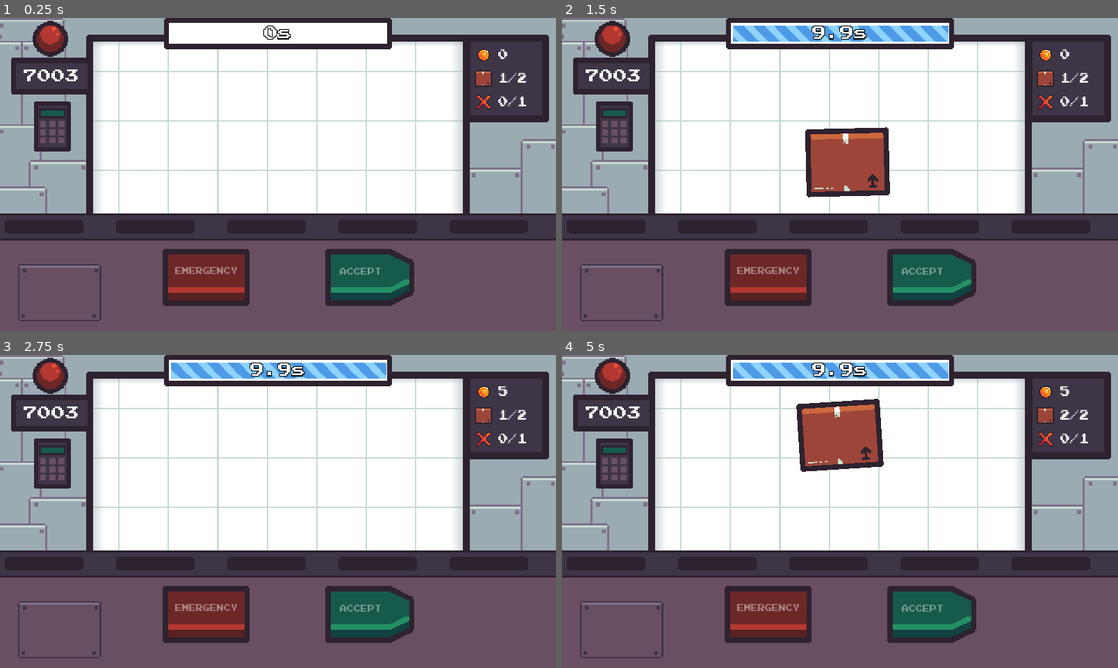
Above: before the commit, frames 1-4 (two rows, left to right).
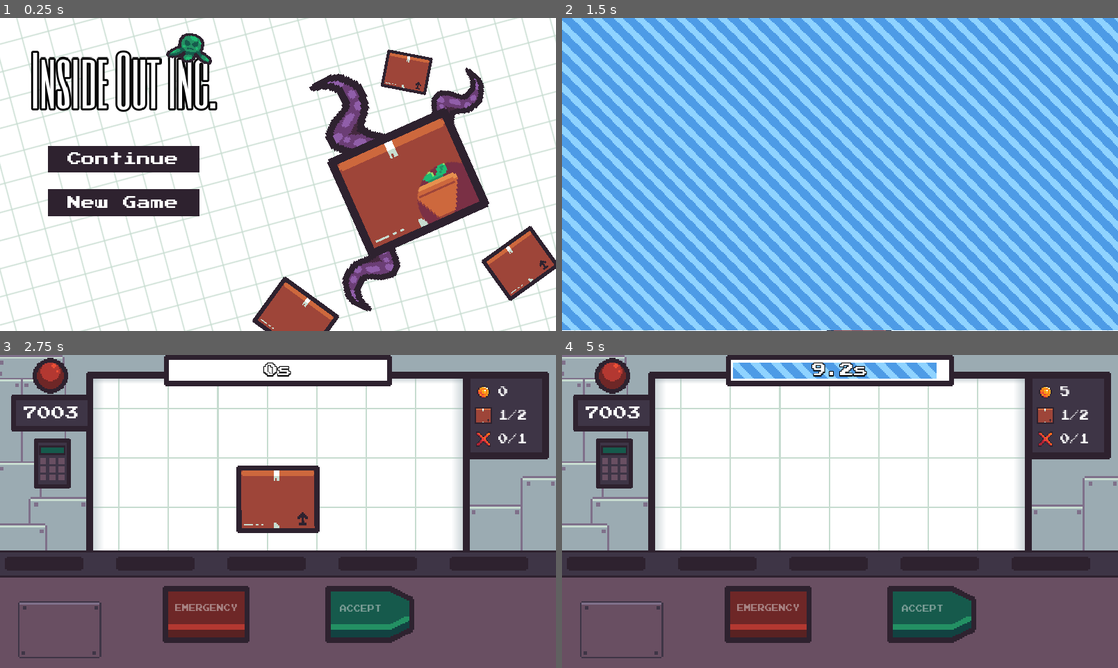
Above: after the commit, the same moments.

Repository: FixelDev/inside-out-inc
Game: Godot game, scene res://scenes/menu/menu.tscn
Same seed, same stepped clock (60 frames per second), same inputs: the game is played once before the commit and once after it. Before the commit the project starts from res://scenes/game/game.tscn.
Inputs (mouse positions are in pixels of both pictures, inside the frame that each line leads up to):
- Up to frame 1 (0.25 s): no input
- Up to frame 2 (1.5 s): click (684, 202) at 0.5 s, where only the run after the commit has a clickable "New Game"; click (940, 277) at 1.25 s, where only the run before the commit has a clickable "ACCEPT"
- Up to frame 3 (2.75 s): move the mouse to (400, 495) at 2.02 s
- Up to frame 4 (5 s): move the mouse to (728, 527) at 2.77 s; click (940, 614) at 3.5 s, where only the run after the commit has a clickable "ACCEPT"; move the mouse to (895, 442) at 4.27 s

The runs differ from the first frame. In frame 1, 77% of the frame differs, in the area x 0-100%, y 0-100%; in frame 2, 99%; in frame 3, 5.1%; in frame 4, 3.5%.

Commit message:
Finished main menu

Diff:
--- /dev/null
+++ b/entities/xray/xray.tscn
@@ -0,0 +1,15 @@
+[gd_scene load_steps=4 format=3 uid="uid://14o66vwcpfwb"]
+
+[ext_resource type="Material" uid="uid://4gnfyg7ugi1n" path="res://scenes/game/window_mask.tres" id="1_g3uw6"]
+[ext_resource type="Texture2D" uid="uid://t3ryi2inpjgp" path="res://entities/xray/graphics/xray.png" id="2_ulf1x"]
+[ext_resource type="Script" path="res://entities/xray/xray.gd" id="3_h4evf"]
+
+[node name="Xray" type="PointLight2D"]
+visible = false
+material = ExtResource("1_g3uw6")
+position = Vector2(626, 258)
+scale = Vector2(1.54688, 1.54688)
+energy = 0.0
+range_item_cull_mask = 2
+texture = ExtResource("2_ulf1x")
+script = ExtResource("3_h4evf")
--- /dev/null
+++ b/entities/xray/xray_menu.gd
@@ -0,0 +1,29 @@
+extends PointLight2D
+
+
+@onready var xray_positions: Node2D = %XrayPositions
+
+var current_position_index: int = 1
+var can_move: bool = true
+
+func _process(delta) -> void:
+	if not can_move:
+		return
+
+	can_move = false
+
+	var next_position: Vector2 = xray_positions.get_children()[current_position_index].global_position
+	var tween: Tween = get_tree().create_tween()
+	tween.tween_property(self, "global_position", next_position, 0.8).set_trans(Tween.TRANS_CUBIC)
+
+	await tween.finished
+
+	var timer: SceneTreeTimer = get_tree().create_timer(0.6)
+	timer.timeout.connect(enable_xray_movement)
+	current_position_index += 1
+
+	if current_position_index >= xray_positions.get_children().size():
+		current_position_index = 0
+
+func enable_xray_movement() -> void:
+	can_move = true
--- a/project.godot
+++ b/project.godot
@@ -11,7 +11,7 @@
 [application]
 
 config/name="Inside Out Inc"
-run/main_scene="res://scenes/game/game.tscn"
+run/main_scene="res://scenes/menu/menu.tscn"
 config/features=PackedStringArray("4.2", "Forward Plus")
 config/icon="res://icon.svg"
 
--- a/scenes/game/game.tscn
+++ b/scenes/game/game.tscn
@@ -8,7 +8,6 @@
 [ext_resource type="StyleBox" uid="uid://bv61dycl0wq5p" path="res://scenes/game/graphics/table_texture.tres" id="4_4t4ae"]
 [ext_resource type="Script" path="res://entities/emergency_module/emergency_module.gd" id="4_jyb38"]
 [ext_resource type="Script" path="res://entities/emergency_module/emergency_keypad.gd" id="5_2847e"]
-[ext_resource type="Script" path="res://entities/xray/xray.gd" id="5_yaqef"]
 [ext_resource type="Texture2D" uid="uid://dbdwgcwke8seb" path="res://scenes/game/graphics/table/table_decoration.png" id="6_4fdm3"]
 [ext_resource type="Script" path="res://entities/emergency_module/emergency_keypad_panel/emergency_keypad_panel.gd" id="6_pw2re"]
 [ext_resource type="Script" path="res://entities/emergency_crate/emergency_crate.gd" id="7_fli0l"]
@@ -34,7 +33,6 @@
 [ext_resource type="Texture2D" uid="uid://73jnfsbs3rjq" path="res://ui/progress_bar/border.png" id="15_kkt2q"]
 [ext_resource type="Texture2D" uid="uid://c63xgyr4j7ocj" path="res://ui/progress_bar/fill_normal.png" id="16_23ip5"]
 [ext_resource type="Texture2D" uid="uid://ewvysmrso6d5" path="res://scenes/game/graphics/wall/wall_decoration.png" id="17_nlatq"]
-[ext_resource type="Texture2D" uid="uid://t3ryi2inpjgp" path="res://entities/xray/graphics/xray.png" id="17_u2lnh"]
 [ext_resource type="Texture2D" uid="uid://u6wcejef6fm1" path="res://scenes/game/graphics/bg.png" id="18_4apnj"]
 [ext_resource type="Texture2D" uid="uid://vns4u1aw07sq" path="res://entities/emergency_module/keypad_hover.png" id="19_0flgl"]
 [ext_resource type="Texture2D" uid="uid://cb1h8st7s045s" path="res://entities/emergency_module/keypad_disabled.png" id="20_nroji"]
@@ -60,6 +58,7 @@
 [ext_resource type="Script" path="res://scenes/game/package_spawner.gd" id="46_mkleq"]
 [ext_resource type="PackedScene" uid="uid://c0qvln8yg28ys" path="res://entities/laser/laser.tscn" id="54_6k7yb"]
 [ext_resource type="PackedScene" uid="uid://ca22i4rw6fnel" path="res://entities/packages/destroy_particles.tscn" id="55_4wqyy"]
+[ext_resource type="PackedScene" uid="uid://14o66vwcpfwb" path="res://entities/xray/xray.tscn" id="55_yg3a8"]
 [ext_resource type="PackedScene" uid="uid://dwxqwd52lirsk" path="res://entities/ceo/ceo.tscn" id="61_7lq78"]
 [ext_resource type="Script" path="res://scenes/game/pause_manager.gd" id="62_1wd3c"]
 
@@ -1251,16 +1250,8 @@
 expand_mode = 1
 stretch_mode = 1
 
-[node name="Xray" type="PointLight2D" parent="."]
-unique_name_in_owner = true
-visible = false
-material = ExtResource("3_h6v4r")
-position = Vector2(626, 258)
-scale = Vector2(1.54688, 1.54688)
-energy = 0.0
-range_item_cull_mask = 2
-texture = ExtResource("17_u2lnh")
-script = ExtResource("5_yaqef")
+[node name="Xray" parent="." instance=ExtResource("55_yg3a8")]
+unique_name_in_owner = true
 
 [node name="Timers" type="Node" parent="."]
 
--- a/scenes/menu/menu.gd
+++ b/scenes/menu/menu.gd
@@ -1,5 +1,11 @@
 extends Node2D
 
 
-func _on_play_button_pressed():
-	SceneManager.load_scene(SceneManager.galactic_bulletin_scene)
+func _on_continue_button_pressed():
+	SceneManager.load_scene(SceneManager.game_scene)
+
+
+func _on_new_game_button_pressed():
+	DayManager.current_day_index = 0
+	Globals.coins = 0
+	SceneManager.load_scene(SceneManager.game_scene)
--- a/scenes/menu/menu.tscn
+++ b/scenes/menu/menu.tscn
@@ -1,8 +1,79 @@
-[gd_scene load_steps=6 format=3 uid="uid://du7fbmcghrmf4"]
+[gd_scene load_steps=18 format=3 uid="uid://du7fbmcghrmf4"]
 
 [ext_resource type="Script" path="res://scenes/menu/menu.gd" id="1_ph68u"]
 [ext_resource type="Shader" path="res://ui/scrolling_stripes/scrolling_stripes.gdshader" id="2_rorn7"]
 [ext_resource type="Texture2D" uid="uid://ddgpv2dv8osml" path="res://scenes/menu/graphics/bg.png" id="2_v5llf"]
+[ext_resource type="Theme" uid="uid://0v4cqwxpp5k6" path="res://scenes/menu/menu_theme.tres" id="3_i5bdk"]
+[ext_resource type="FontFile" uid="uid://bx5r663ov3dts" path="res://ui/fonts/six-caps.regular.ttf" id="4_plrp7"]
+[ext_resource type="Texture2D" uid="uid://dpgjmrl5uuvo8" path="res://entities/packages/box/graphics/box.png" id="5_uoi1c"]
+[ext_resource type="PackedScene" uid="uid://bgwiutw0eieju" path="res://scenes/menu/tentacle_menu.tscn" id="6_dsm6h"]
+[ext_resource type="Texture2D" uid="uid://bfuqn1pa271j6" path="res://entities/aliens/alien1/graphics/alien1.png" id="7_3k153"]
+[ext_resource type="Material" uid="uid://4gnfyg7ugi1n" path="res://scenes/game/window_mask.tres" id="7_7mkkf"]
+[ext_resource type="Texture2D" uid="uid://epritqypi0ji" path="res://entities/packages/box/graphics/box_xray2.png" id="8_62py7"]
+[ext_resource type="PackedScene" uid="uid://14o66vwcpfwb" path="res://entities/xray/xray.tscn" id="9_mctfu"]
+[ext_resource type="Script" path="res://entities/xray/xray_menu.gd" id="10_fhdpj"]
+
+[sub_resource type="Animation" id="Animation_snfjy"]
+resource_name = "alien1_menu_idle"
+length = 1.5
+loop_mode = 1
+tracks/0/type = "value"
+tracks/0/imported = false
+tracks/0/enabled = true
+tracks/0/path = NodePath(".:size")
+tracks/0/interp = 2
+tracks/0/loop_wrap = true
+tracks/0/keys = {
+"times": PackedFloat32Array(0, 0.7, 1.5),
+"transitions": PackedFloat32Array(1, 1, 1),
+"update": 0,
+"values": [Vector2(106, 87), Vector2(125, 70), Vector2(106, 87)]
+}
+tracks/1/type = "value"
+tracks/1/imported = false
+tracks/1/enabled = true
+tracks/1/path = NodePath(".:position")
+tracks/1/interp = 2
+tracks/1/loop_wrap = true
+tracks/1/keys = {
+"times": PackedFloat32Array(0, 0.7, 1.5),
+"transitions": PackedFloat32Array(1, 1, 1),
+"update": 0,
+"values": [Vector2(396, 10), Vector2(384, 25), Vector2(396, 10)]
+}
+
+[sub_resource type="Animation" id="Animation_nu8nk"]
+length = 0.001
+tracks/0/type = "value"
+tracks/0/imported = false
+tracks/0/enabled = true
+tracks/0/path = NodePath(".:size")
+tracks/0/interp = 1
+tracks/0/loop_wrap = true
+tracks/0/keys = {
+"times": PackedFloat32Array(0),
+"transitions": PackedFloat32Array(1),
+"update": 0,
+"values": [Vector2(106, 87)]
+}
+tracks/1/type = "value"
+tracks/1/imported = false
+tracks/1/enabled = true
+tracks/1/path = NodePath(".:position")
+tracks/1/interp = 1
+tracks/1/loop_wrap = true
+tracks/1/keys = {
+"times": PackedFloat32Array(0),
+"transitions": PackedFloat32Array(1),
+"update": 0,
+"values": [Vector2(396, 10)]
+}
+
+[sub_resource type="AnimationLibrary" id="AnimationLibrary_l1dxh"]
+_data = {
+"RESET": SubResource("Animation_nu8nk"),
+"alien1_menu_idle": SubResource("Animation_snfjy")
+}
 
 [sub_resource type="ShaderMaterial" id="ShaderMaterial_i2ik3"]
 shader = ExtResource("2_rorn7")
@@ -18,35 +89,200 @@
 script = ExtResource("1_ph68u")
 
 [node name="UI" type="CanvasLayer" parent="."]
-
-[node name="PlayButton" type="Button" parent="UI"]
-anchors_preset = 8
-anchor_left = 0.5
-anchor_top = 0.5
-anchor_right = 0.5
-anchor_bottom = 0.5
-offset_left = -20.5
-offset_top = -15.5
-offset_right = 20.5
-offset_bottom = 15.5
-grow_horizontal = 2
-grow_vertical = 2
-text = "Play"
-
-[node name="Panel" type="Panel" parent="UI"]
+layer = 0
+
+[node name="MarginContainer" type="MarginContainer" parent="UI"]
+offset_top = 22.0
+offset_right = 499.0
+offset_bottom = 631.0
+theme = ExtResource("3_i5bdk")
+theme_override_constants/margin_left = 70
+theme_override_constants/margin_top = 20
+
+[node name="VBoxContainer" type="VBoxContainer" parent="UI/MarginContainer"]
+layout_mode = 2
+
+[node name="Label" type="Label" parent="UI/MarginContainer/VBoxContainer"]
+layout_mode = 2
+theme_override_colors/font_color = Color(1, 1, 1, 1)
+theme_override_colors/font_outline_color = Color(0, 0, 0, 1)
+theme_override_constants/outline_size = 18
+theme_override_fonts/font = ExtResource("4_plrp7")
+theme_override_font_sizes/font_size = 150
+text = "Inside Out Inc."
+horizontal_alignment = 1
+vertical_alignment = 1
+
+[node name="Spacer" type="Control" parent="UI/MarginContainer/VBoxContainer"]
+custom_minimum_size = Vector2(0, 60)
+layout_mode = 2
+
+[node name="MarginContainer" type="MarginContainer" parent="UI/MarginContainer/VBoxContainer"]
+layout_mode = 2
+theme_override_constants/margin_left = 40
+theme_override_constants/margin_right = 40
+
+[node name="VBoxContainer" type="VBoxContainer" parent="UI/MarginContainer/VBoxContainer/MarginContainer"]
+layout_mode = 2
+
+[node name="ContinueButton" type="Button" parent="UI/MarginContainer/VBoxContainer/MarginContainer/VBoxContainer"]
+layout_mode = 2
+theme_override_font_sizes/font_size = 32
+text = "Continue"
+
+[node name="Spacer2" type="Control" parent="UI/MarginContainer/VBoxContainer/MarginContainer/VBoxContainer"]
+custom_minimum_size = Vector2(0, 60)
+layout_mode = 2
+
+[node name="NewGameButton" type="Button" parent="UI/MarginContainer/VBoxContainer/MarginContainer/VBoxContainer"]
+layout_mode = 2
+theme_override_font_sizes/font_size = 32
+text = "New Game"
+
+[node name="TextureRect4" type="TextureRect" parent="UI"]
+offset_left = 396.0
+offset_top = 10.0
+offset_right = 502.0
+offset_bottom = 97.0
+rotation = 0.19119
+texture = ExtResource("7_3k153")
+
+[node name="AnimationPlayer" type="AnimationPlayer" parent="UI/TextureRect4"]
+libraries = {
+"": SubResource("AnimationLibrary_l1dxh")
+}
+autoplay = "alien1_menu_idle"
+
+[node name="Control2" type="Control" parent="."]
+layout_mode = 3
+anchors_preset = 0
+offset_right = 40.0
+offset_bottom = 40.0
+mouse_filter = 1
+
+[node name="Panel" type="Panel" parent="Control2"]
 texture_repeat = 2
 material = SubResource("ShaderMaterial_i2ik3")
+layout_mode = 1
 anchors_preset = 15
 anchor_right = 1.0
 anchor_bottom = 1.0
-offset_left = -415.0
-offset_top = 42.0
-offset_right = 4025.0
-offset_bottom = 2824.0
+offset_left = -302.0
+offset_top = 45.0
+offset_right = 5114.0
+offset_bottom = 3753.0
 grow_horizontal = 2
 grow_vertical = 2
 rotation = -0.261799
 scale = Vector2(0.32, 0.32)
+mouse_filter = 2
 theme_override_styles/panel = SubResource("StyleBoxTexture_2bki7")
 
-[connection signal="pressed" from="UI/PlayButton" to="." method="_on_play_button_pressed"]
+[node name="TextureRect" type="TextureRect" parent="Control2"]
+offset_left = 892.532
+offset_top = 72.0
+offset_right = 998.532
+offset_bottom = 159.0
+rotation = 0.19119
+texture = ExtResource("5_uoi1c")
+
+[node name="TextureRect2" type="TextureRect" parent="Control2"]
+offset_left = 1107.0
+offset_top = 559.0
+offset_right = 1248.0
+offset_bottom = 674.0
+rotation = -0.622556
+texture = ExtResource("5_uoi1c")
+
+[node name="TextureRect3" type="TextureRect" parent="Control2"]
+offset_left = 655.0
+offset_top = 593.0
+offset_right = 813.0
+offset_bottom = 722.0
+rotation = 0.629129
+texture = ExtResource("5_uoi1c")
+
+[node name="BoxMenu" type="Control" parent="Control2"]
+layout_mode = 3
+anchors_preset = 0
+offset_left = 908.0
+offset_top = 368.0
+offset_right = 948.0
+offset_bottom = 408.0
+rotation = -0.419319
+mouse_filter = 2
+
+[node name="Tentacle" parent="Control2/BoxMenu" instance=ExtResource("6_dsm6h")]
+
+[node name="Tentacle2" parent="Control2/BoxMenu" instance=ExtResource("6_dsm6h")]
+offset_left = 155.731
+offset_top = -71.8177
+offset_right = 195.731
+offset_bottom = -31.8177
+rotation = 1.20284
+scale = Vector2(0.717158, 0.717158)
+rotation_offset = 0.3
+tween_time = 1.5
+
+[node name="TentacleMenu" parent="Control2/BoxMenu" instance=ExtResource("6_dsm6h")]
+offset_left = -92.1252
+offset_top = 123.162
+offset_right = -52.1252
+offset_bottom = 163.162
+rotation = -2.21777
+scale = Vector2(0.836946, 0.836946)
+rotation_offset = 0.1
+tween_time = 0.8
+
+[node name="Box" type="TextureRect" parent="Control2/BoxMenu"]
+layout_mode = 0
+offset_left = -127.0
+offset_top = -101.0
+offset_right = 176.0
+offset_bottom = 148.0
+texture = ExtResource("5_uoi1c")
+
+[node name="Box2" type="TextureRect" parent="Control2/BoxMenu"]
+light_mask = 2
+visibility_layer = 2
+material = ExtResource("7_7mkkf")
+layout_mode = 0
+offset_left = -127.0
+offset_top = -101.0
+offset_right = 176.0
+offset_bottom = 148.0
+texture = ExtResource("8_62py7")
+
+[node name="XrayPositions" type="Node2D" parent="Control2/BoxMenu"]
+unique_name_in_owner = true
+
+[node name="Marker2D" type="Marker2D" parent="Control2/BoxMenu/XrayPositions"]
+position = Vector2(129.952, 103.911)
+scale = Vector2(2.59431, 2.59431)
+
+[node name="Marker2D2" type="Marker2D" parent="Control2/BoxMenu/XrayPositions"]
+position = Vector2(-71.2298, 49.2678)
+scale = Vector2(2.59431, 2.59431)
+
+[node name="Marker2D3" type="Marker2D" parent="Control2/BoxMenu/XrayPositions"]
+position = Vector2(23.8229, -58.3563)
+scale = Vector2(2.59431, 2.59431)
+
+[node name="Xray" parent="Control2/BoxMenu" instance=ExtResource("9_mctfu")]
+visible = true
+position = Vector2(129.952, 103.911)
+scale = Vector2(2.59431, 2.59431)
+script = ExtResource("10_fhdpj")
+
+[node name="TentacleMenu" parent="Control2" instance=ExtResource("6_dsm6h")]
+visible = false
+offset_left = -61.0
+offset_top = 770.0
+offset_right = -21.0
+offset_bottom = 810.0
+rotation = 0.96122
+scale = Vector2(1.26859, 1.26859)
+tween_time = 2.0
+
+[connection signal="pressed" from="UI/MarginContainer/VBoxContainer/MarginContainer/VBoxContainer/ContinueButton" to="." method="_on_continue_button_pressed"]
+[connection signal="pressed" from="UI/MarginContainer/VBoxContainer/MarginContainer/VBoxContainer/NewGameButton" to="." method="_on_new_game_button_pressed"]
--- /dev/null
+++ b/scenes/menu/menu_theme.tres
@@ -0,0 +1,24 @@
+[gd_resource type="Theme" load_steps=5 format=3 uid="uid://0v4cqwxpp5k6"]
+
+[sub_resource type="StyleBoxEmpty" id="StyleBoxEmpty_t6par"]
+
+[sub_resource type="StyleBoxEmpty" id="StyleBoxEmpty_wyyr6"]
+
+[sub_resource type="StyleBoxFlat" id="StyleBoxFlat_shu25"]
+bg_color = Color(0.758719, 0.670996, 0.765277, 1)
+expand_margin_top = 15.0
+expand_margin_bottom = 15.0
+
+[sub_resource type="StyleBoxFlat" id="StyleBoxFlat_2trfw"]
+bg_color = Color(0.180392, 0.133333, 0.184314, 1)
+expand_margin_top = 15.0
+expand_margin_bottom = 15.0
+
+[resource]
+Button/colors/font_color = Color(1, 1, 1, 1)
+Button/colors/font_hover_color = Color(0.180392, 0.133333, 0.184314, 1)
+Button/styles/disabled = SubResource("StyleBoxEmpty_t6par")
+Button/styles/focus = SubResource("StyleBoxEmpty_wyyr6")
+Button/styles/hover = SubResource("StyleBoxFlat_shu25")
+Button/styles/normal = SubResource("StyleBoxFlat_2trfw")
+Button/styles/pressed = SubResource("StyleBoxFlat_2trfw")
--- /dev/null
+++ b/scenes/menu/tentacle_menu.gd
@@ -0,0 +1,28 @@
+extends Control
+
+
+@export var rotation_offset: float
+@export var tween_time: float
+
+var current_rotation: float
+var final_rotation: float
+var can_move: bool = true
+
+
+func _ready() -> void:
+	current_rotation = rotation
+	final_rotation = current_rotation + rotation_offset
+
+func _process(_delta) -> void:
+	if not can_move:
+		return
+
+	can_move = false
+
+	var tween = get_tree().create_tween()
+	tween.tween_property(self, "rotation", final_rotation, tween_time).set_trans(Tween.TRANS_CUBIC)
+	tween.tween_property(self, "rotation", current_rotation, tween_time).set_trans(Tween.TRANS_CUBIC)
+
+	await tween.finished
+
+	can_move = true
--- /dev/null
+++ b/scenes/menu/tentacle_menu.tscn
@@ -0,0 +1,24 @@
+[gd_scene load_steps=3 format=3 uid="uid://bgwiutw0eieju"]
+
+[ext_resource type="Script" path="res://scenes/menu/tentacle_menu.gd" id="1_c07ya"]
+[ext_resource type="Texture2D" uid="uid://c7d1gguwa4ri6" path="res://scenes/menu/graphics/tentacle.png" id="2_wpth3"]
+
+[node name="TentacleMenu" type="Control"]
+layout_mode = 3
+anchors_preset = 0
+offset_left = -25.18
+offset_top = -93.3379
+offset_right = 14.82
+offset_bottom = -53.3379
+script = ExtResource("1_c07ya")
+rotation_offset = 0.2
+tween_time = 1.0
+
+[node name="Tentacle" type="TextureRect" parent="."]
+layout_mode = 0
+offset_left = -93.82
+offset_top = -197.662
+offset_right = 40.18
+offset_bottom = 16.3379
+rotation = -0.0766603
+texture = ExtResource("2_wpth3")
Not shown, added: build/index.apple-touch-icon.png.import
Not shown, added: build/index.icon.png.import
Not shown, added: build/index.png.import
Binary file changed: entities/aliens/alien1/graphics/alien1.aseprite
Binary file changed: entities/aliens/alien1/graphics/alien1.png
Not shown, changed: export_presets.cfg
Not shown: 1 places in scenes/game/game.tscn that only renumber resources
Binary file added: scenes/menu/graphics/tentacle.aseprite
Binary file added: scenes/menu/graphics/tentacle.png
Not shown, added: scenes/menu/graphics/tentacle.png.import
Binary file added: ui/fonts/dubba-dubba-nf.regular.ttf
Not shown, added: ui/fonts/dubba-dubba-nf.regular.ttf.import
(and 16 more such lines)
